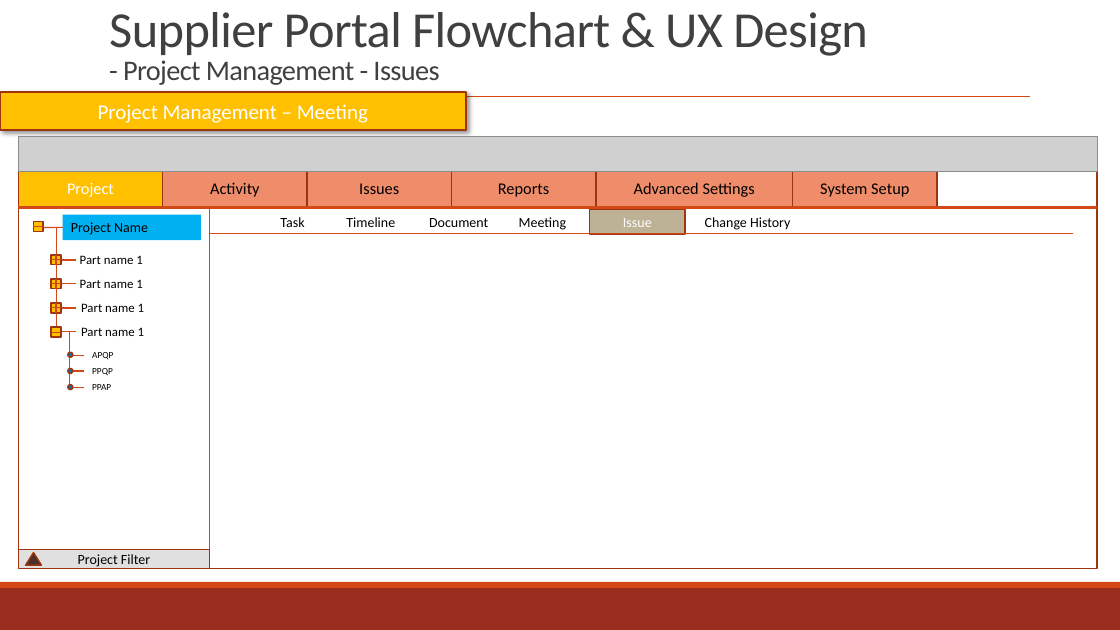
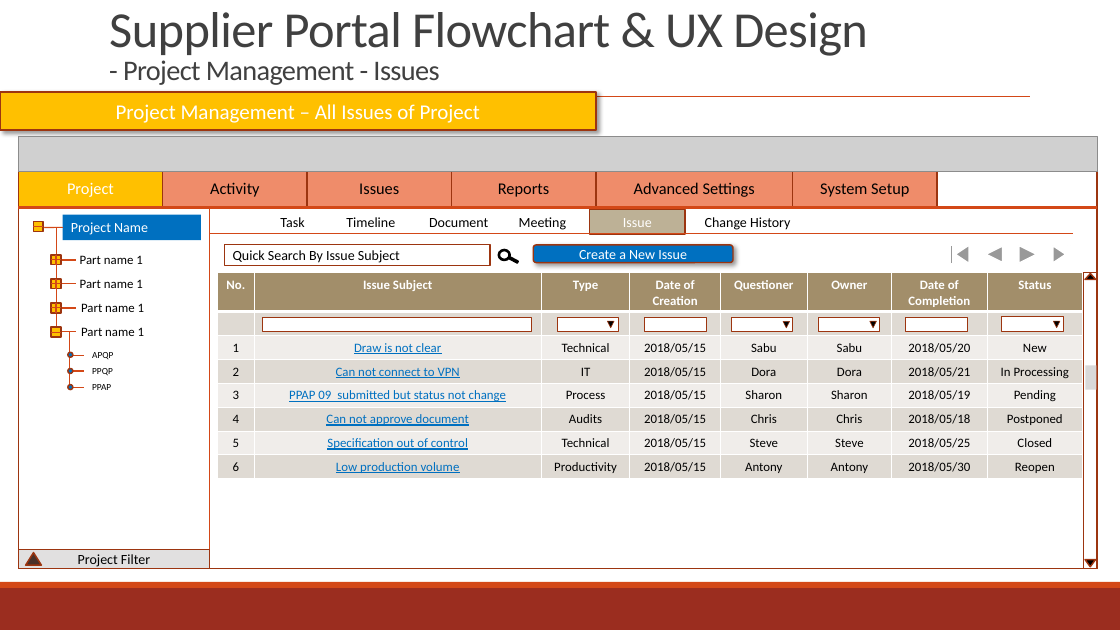
Before and after one commit to zyw9963/YFVE-supplier-portal, a slide deck: slide 153 of projects/YanFeng/02 System Design/User Stories/Flowcharts/Supplier FlowCharts & UX.pptx (slide 152 before the commit). Drawn at 1120x630 pixels with LibreOffice and Linux fonts; fonts in the diff are those of the drawing; grey boxes stand for pictures. Boxes give left, top, right and bottom in pixels: in the first picture for what was removed or moved away, otherwise in the second. Text is boxed around its words. In the diff, an @@ line names an element or a change of style, - is before the commit and + after.

```diff
--- a/projects/YanFeng/02 System Design/User Stories/Flowcharts/Supplier FlowCharts & UX.pptx
+++ b/projects/YanFeng/02 System Design/User Stories/Flowcharts/Supplier FlowCharts & UX.pptx
@@ rectangle "Project Management – All Issues ...": place and size @@
-rectangle "Project Management – All Issues ..." at <box>0,92,466,130</box>
+rectangle "Project Management – All Issues ..." at <box>0,92,596,130</box>
@@ text in rectangle at <box>116,104,480,123</box>: text changed @@
-Project Management – Meeting
+Project Management – All Issues of Project
@@ rectangle "Project Name" at <box>63,214,202,239</box>: text colour #000000 to #FFFFFF; fill #00B0F0 to #0070C0 @@
@@ rectangle added at <box>224,245,490,266</box>, fill #FFFFFF, outline #9C3511 1.25 pt, 12 pt, text #000000 @@
+Quick Search By Issue Subject
@@ ellipse added at <box>499,250,510,260</box>, fill #FFFFFF, outline #000000 2.25 pt @@
@@ rectangle added at <box>504,255,518,264</box>, fill #000000, outline #000000 1.25 pt @@
@@ rounded rectangle added at <box>534,245,734,263</box>, fill #0070C0, outline #9C3511 1.25 pt, 12 pt, text #FFFFFF @@
+Create a New Issue
@@ group added at <box>948,238,1073,271</box>: 1 action button back previous, 1 action button forward next, 1 action button end, 1 action button beginning @@
@@ table added at <box>218,273,1084,479</box>, 8 rows, 8 columns @@
+No. | Issue Subject | Type | Date of Creation | Questioner | Owner | Date of Completion | Status
+ |  |  |  |  |  |  | 
+1 | Draw is not clear | Technical | 2018/05/15 | Sabu | Sabu | 2018/05/20 | New
+2 | Can not connect to VPN | IT | 2018/05/15 | Dora | Dora | 2018/05/21 | In Processing
+3 | PPAP 09 submitted but status not change | Process | 2018/05/15 | Sharon | Sharon | 2018/05/19 | Pending
+4 | Can not approve document | Audits | 2018/05/15 | Chris | Chris | 2018/05/18 | Postponed
+5 | Specification out of control | Technical | 2018/05/15 | Steve | Steve | 2018/05/25 | Closed
+6 | Low production volume | Productivity | 2018/05/15 | Antony | Antony | 2018/05/30 | Reopen
@@ group added at <box>1084,273,1097,569</box>: 2 rectangles, 2 flow chart merges @@
@@ rectangle added at <box>263,317,531,331</box>, fill #FFFFFF, outline #9C3511 0.5 pt @@
@@ rectangle added at <box>557,317,618,331</box>, fill #FFFFFF, outline #9C3511 0.5 pt @@
@@ flow chart merge added at <box>607,321,614,328</box>, fill #000000, outline #9C3511 0.5 pt @@
@@ rectangle added at <box>644,317,706,331</box>, fill #FFFFFF, outline #9C3511 0.5 pt @@
@@ rectangle added at <box>732,317,793,331</box>, fill #FFFFFF, outline #9C3511 0.5 pt @@
@@ flow chart merge added at <box>783,322,790,329</box>, fill #000000, outline #9C3511 0.5 pt @@
@@ rectangle added at <box>818,317,880,331</box>, fill #FFFFFF, outline #9C3511 0.5 pt @@
@@ flow chart merge added at <box>870,321,877,328</box>, fill #000000, outline #9C3511 0.5 pt @@
@@ rectangle added at <box>906,317,967,331</box>, fill #FFFFFF, outline #9C3511 0.5 pt @@
@@ rectangle added at <box>1002,317,1064,331</box>, fill #FFFFFF, outline #9C3511 0.5 pt @@
@@ flow chart merge added at <box>1054,321,1060,328</box>, fill #000000, outline #9C3511 0.5 pt @@
```
Also in this commit, not shown: 1 other slide changed, 5 slides added, 1 other file.
